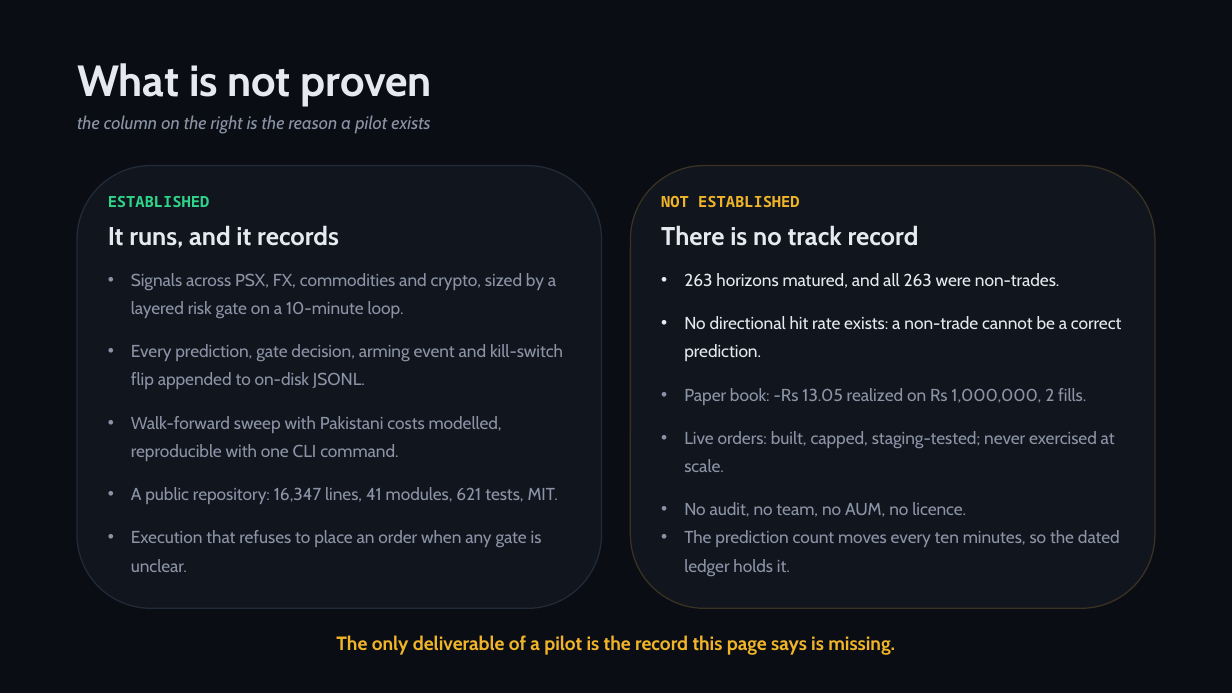
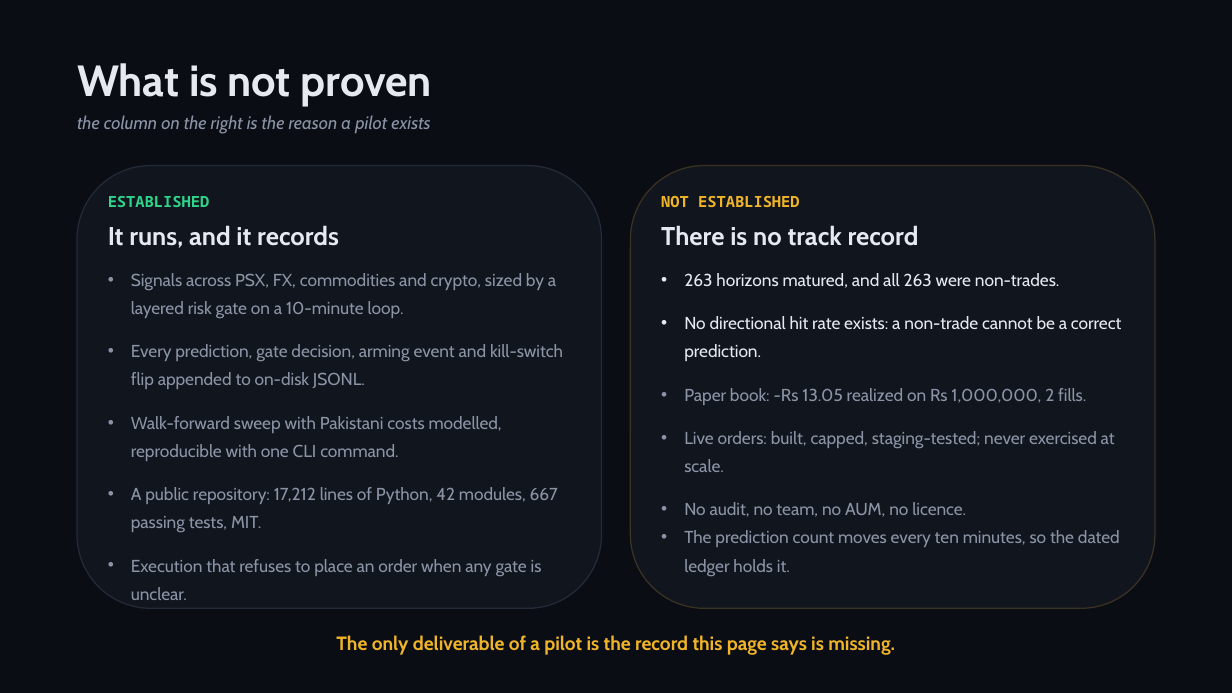
Before and after one commit to zhaider5142009-oss/kairos, a slide deck: slide 6 of docs/investors/KAIROS_Investor_Deck.pptx. Drawn at 1232x693 pixels with LibreOffice and Linux fonts; fonts in the diff are those of the drawing. Boxes give left, top, right and bottom in pixels: in the first picture for what was removed or moved away, otherwise in the second. Text is boxed around its words. In the diff, an @@ line names an element or a change of style, - is before the commit and + after.

```diff
--- a/docs/investors/KAIROS_Investor_Deck.pptx
+++ b/docs/investors/KAIROS_Investor_Deck.pptx
@@ text at bbox=[131, 487, 558, 532]: text changed @@
-• A public repository: 16,347 lines, 41 modules, 621 tests, MIT.
+• A public repository: 17,212 lines of Python, 42 modules, 667 passing tests, MIT.
```
Also in this commit, not shown: 2 other slides changed, 8 other files.
